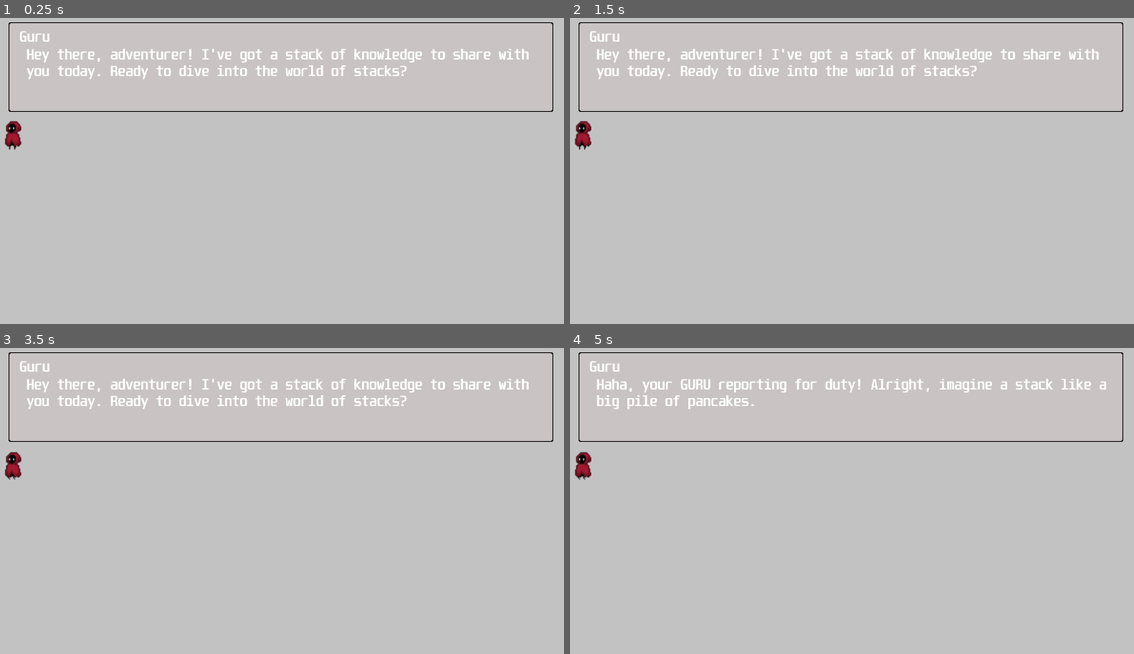
Above: before the commit, frames 1-4 (two rows, left to right).
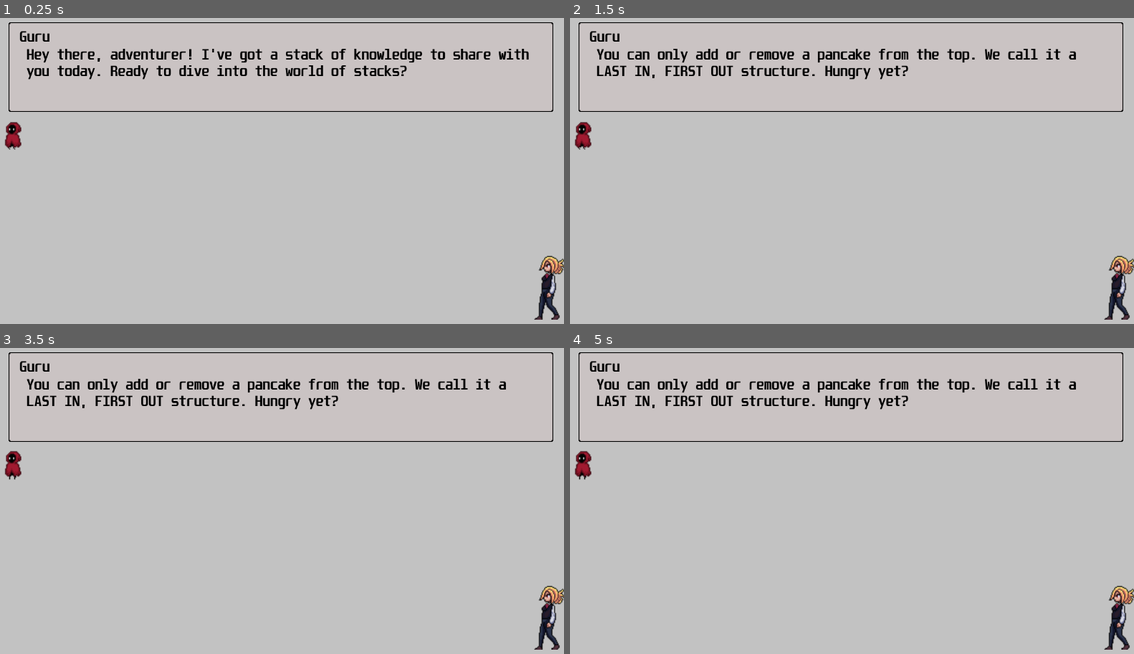
Above: after the commit, the same moments.

Repository: ARJ18/Mini_Project_Group8
Game: Godot game, scene res://Scenes/stackTutorial.tscn
Same seed, same stepped clock (60 frames per second), same inputs: the game is played once before the commit and once after it. This scene is started directly instead of the project's main scene.
Inputs (mouse positions are in pixels of both pictures, inside the frame that each line leads up to):
- Up to frame 1 (0.25 s): no input
- Up to frame 2 (1.5 s): tap Enter at 0.5 s; move the mouse to (976, 152) at 0.52 s; press the mouse at (976, 152) at 0.53 s; hold D (ui_right) 0.53-1.25 s; tap Space (jump) at 0.77, 1.25 s; release the mouse at (976, 152) at 1.25 s; drag from (733, 186) to (581, 134) at 1.27 s
- Up to frame 3 (3.5 s): move the mouse to (332, 427) at 2.02 s; press the mouse at (332, 427) at 2.03 s; hold A (ui_left) 2.03-2.75 s; release the mouse at (332, 427) at 2.75 s; drag from (248, 562) to (107, 452) at 2.77 s
- Up to frame 4 (5 s): move the mouse to (1021, 546) at 3.52 s; press the mouse at (1021, 546) at 3.53 s; hold D (ui_right) 3.53-4.25 s; tap Space (jump) at 3.77 s; release the mouse at (1021, 546) at 4.25 s; tap Enter at 4.25 s; drag from (677, 452) to (761, 418) at 4.27 s

The runs differ from the first frame. In frame 1, 3.2% of the frame differs, in the area x 0-100%, y 4-99%; in frame 2, 3.9%; in frame 3, 3.9%; in frame 4, 3.6%.

Commit message:
dialogue and stacktutorial changes

Diff:
--- a/Reusable Scenes/STACKiNSTRUCTIONS.tscn
+++ b/Reusable Scenes/STACKiNSTRUCTIONS.tscn
@@ -35,6 +35,7 @@
 tab_align = 0
 
 [node name="Movement" type="Tabs" parent="TabContainer"]
+visible = false
 anchor_right = 1.0
 anchor_bottom = 1.0
 margin_left = 4.0
@@ -139,7 +140,6 @@
 text = "Previous"
 
 [node name="Actions" type="Tabs" parent="TabContainer"]
-visible = false
 anchor_right = 1.0
 anchor_bottom = 1.0
 margin_left = 4.0
--- a/Reusable Scenes/dialogue.gd
+++ b/Reusable Scenes/dialogue.gd
@@ -7,16 +7,20 @@
 
 func _ready():
 	start()
-	$AnimationPlayer.play("TextAnim")
 
 func start():
 	dialouge = load_dialogue()
+	next_script()
 
 func load_dialogue():
 	var file = File.new()
 	if file.file_exists(d_file):
 		file.open(d_file,File.READ)
 		return parse_json(file.get_as_text())
+
+func _input(event):
+	if event.is_action_pressed("ui_click"):
+		next_script()
 
 func next_script():
 	curr_dia_id += 1
--- a/Reusable Scenes/dialogue.tscn
+++ b/Reusable Scenes/dialogue.tscn
@@ -53,6 +53,7 @@
 patch_margin_bottom = 5
 
 [node name="Name" type="Label" parent="NinePatchRect"]
+modulate = Color( 0, 0, 0, 1 )
 margin_left = 24.0
 margin_top = 16.0
 margin_right = 109.0
@@ -63,6 +64,7 @@
 autowrap = true
 
 [node name="Text" type="Label" parent="NinePatchRect"]
+modulate = Color( 0, 0, 0, 1 )
 margin_left = 40.0
 margin_top = 56.0
 margin_right = 1184.0
@@ -72,6 +74,5 @@
 text = "chatting........."
 autowrap = true
 
-[node name="AnimationPlayer" type="AnimationPlayer" parent="."]
-autoplay = "TextAnim"
+[node name="dialogueAnim" type="AnimationPlayer" parent="."]
 anims/TextAnim = SubResource( 3 )
--- a/Scenes/levelStack.tscn
+++ b/Scenes/levelStack.tscn
@@ -322,7 +322,7 @@
 [node name="AnimatedSprite" type="AnimatedSprite" parent="PortalArea"]
 position = Vector2( 0, -2 )
 frames = ExtResource( 16 )
-frame = 3
+frame = 6
 playing = true
 flip_h = true
 
--- /dev/null
+++ b/Scenes/stackTutorial.gd
@@ -0,0 +1,5 @@
+extends Node2D
+
+
+func _ready():
+	$player.set_physics_process(false)
--- a/Scenes/stackTutorial.tscn
+++ b/Scenes/stackTutorial.tscn
@@ -1,8 +1,10 @@
-[gd_scene load_steps=7 format=2]
+[gd_scene load_steps=9 format=2]
 
 [ext_resource path="res://Images/blank.png" type="Texture" id=1]
 [ext_resource path="res://Images/GuruSprites/AnimationSheet_Character.png" type="Texture" id=2]
 [ext_resource path="res://Reusable Scenes/dialogue.tscn" type="PackedScene" id=3]
+[ext_resource path="res://Scenes/stackTutorial.gd" type="Script" id=4]
+[ext_resource path="res://Reusable Scenes/player.tscn" type="PackedScene" id=5]
 
 [sub_resource type="AtlasTexture" id=1]
 flags = 4
@@ -23,6 +25,7 @@
 } ]
 
 [node name="stackTutorial" type="Node2D"]
+script = ExtResource( 4 )
 
 [node name="Background" type="CanvasLayer" parent="."]
 layer = -100
@@ -41,6 +44,7 @@
 scale = Vector2( 2.25, 2.25 )
 frames = SubResource( 3 )
 animation = "idle"
+frame = 1
 speed_scale = 0.3
 playing = true
 flip_h = true
@@ -48,3 +52,16 @@
 [node name="CollisionShape2D" type="CollisionShape2D" parent="Guru"]
 
 [node name="dialogue" parent="." instance=ExtResource( 3 )]
+
+[node name="stackAnim" type="AnimationPlayer" parent="."]
+
+[node name="player" parent="." instance=ExtResource( 5 )]
+position = Vector2( 1240, 616 )
+
+[node name="AnimatedSprite" parent="player" index="0"]
+flip_h = true
+
+[node name="Camera2D" parent="player" index="2"]
+current = false
+
+[editable path="player"]
--- a/project.godot
+++ b/project.godot
@@ -10,7 +10,7 @@
 
 [application]
 
-config/name="DSA_Game"
+config/name="Data Quest"
 run/main_scene="res://Scenes/levelGraph.tscn"
 config/icon="res://icon.png"
 
